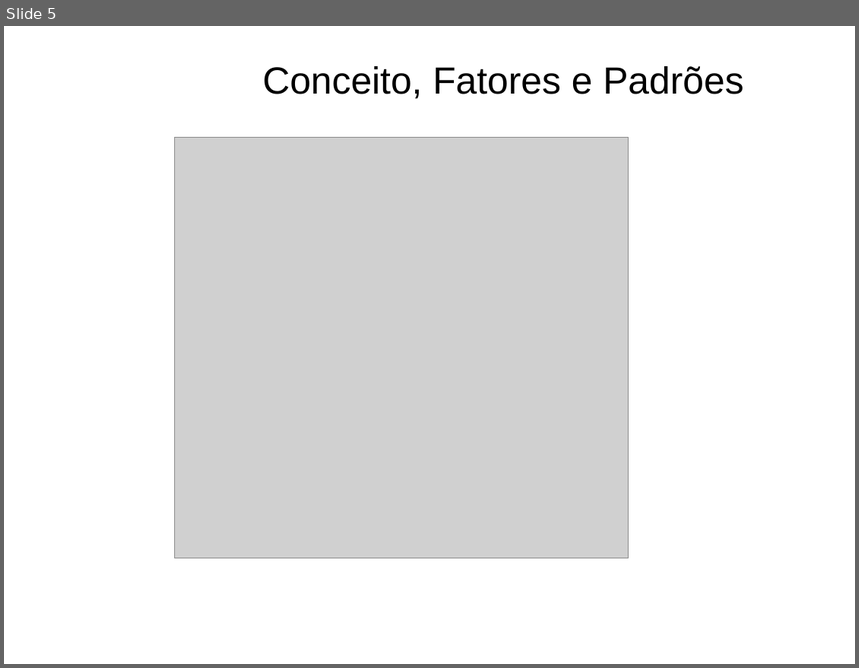
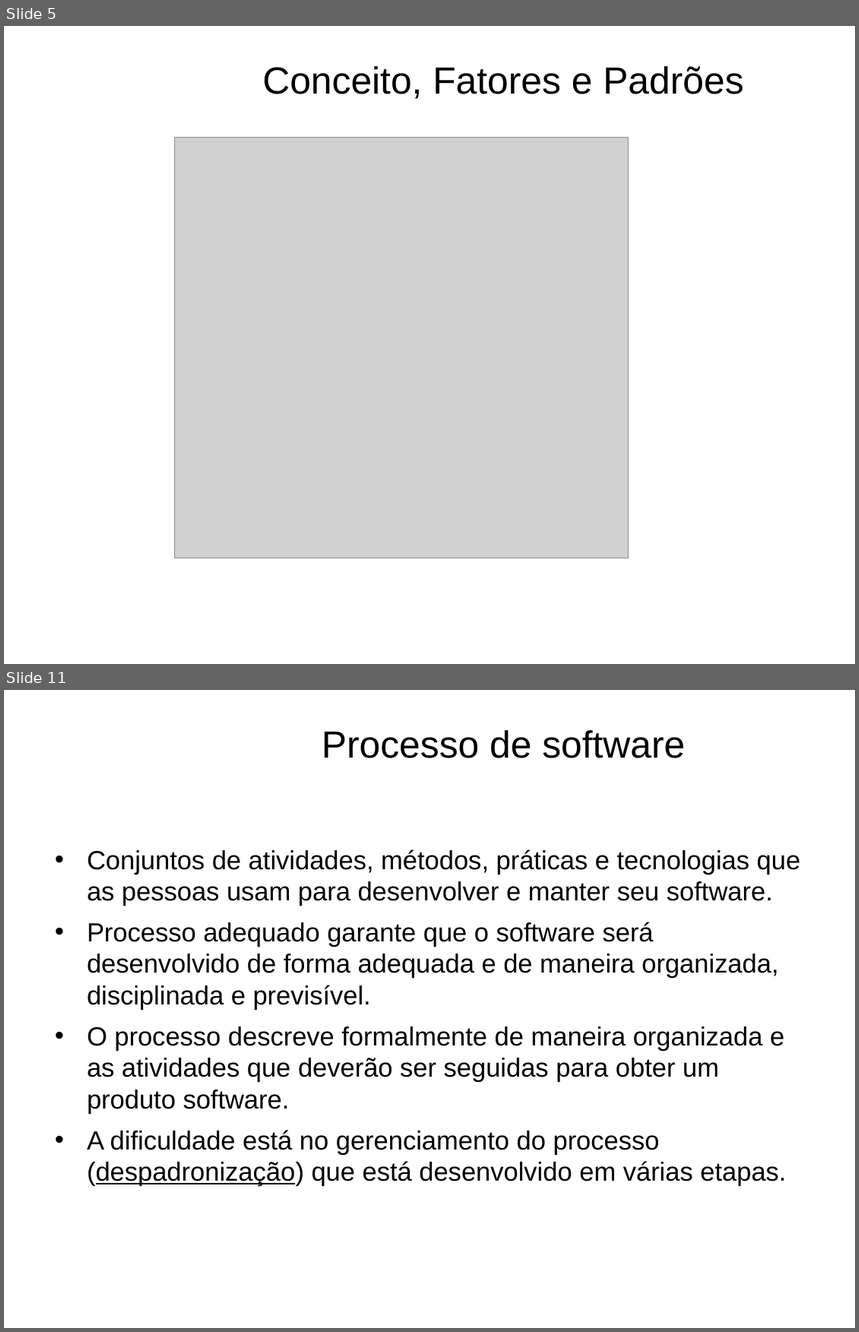
Before and after one commit to geltoncruz/-Testes-de-Software, a slide deck: ppt/01. Introdução a Qualidade de software.ppt. Shown one above the other, each under a label of ours: slide 5 before the commit, slides 5 and 11 after it; the slides between them are not shown. The pictures are 859x668 and 859x1332 pixels, drawn with LibreOffice and Linux fonts; fonts in the diff are those of the drawing; grey boxes stand for pictures; background and template pictures are left out. Boxes give left, top, right and bottom in pixels: in the first picture for what was removed or moved away, otherwise in the second. Text is boxed around its words. In the diff, an @@ line names an element or a change of style, - is before the commit and + after.

Commit message:
Pdf 01 - introducao a fundamentos de qualidade de software

```diff
--- a/ppt/01. Introdução a Qualidade de software.ppt
+++ b/ppt/01. Introdução a Qualidade de software.ppt
@@ slide 11 added at (x1=4, y1=690, x2=855, y2=1328), background picture (left out) @@
@@ title added at (x1=322, y1=730, x2=685, y2=758), 32 pt, text #000000 @@
+Processo de software
@@ text added at (x1=87, y1=850, x2=801, y2=1186), 22.2 pt, text #000000 @@
+• Conjuntos de atividades, métodos, práticas e tecnologias que as pessoas usam para desenvolver e manter seu software.
+• Processo adequado garante que o software será desenvolvido de forma adequada e de maneira organizada, disciplinada e previsível.
+• O processo descreve formalmente de maneira organizada e as atividades que deverão ser seguidas para obter um produto software.
+• A dificuldade está no gerenciamento do processo (despadronização) que está desenvolvido em várias etapas.
```
Also in this commit, not shown: 20 other slides added, 1 slide removed, 2 other files.
